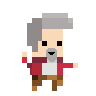
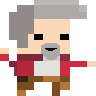
Layer changes from the first 96px x 96px image to the second:
painted on "Ebene 1" over [0, 0, 96, 96]
removed layer "Hintergrund" over [0, 0, 96, 96]
